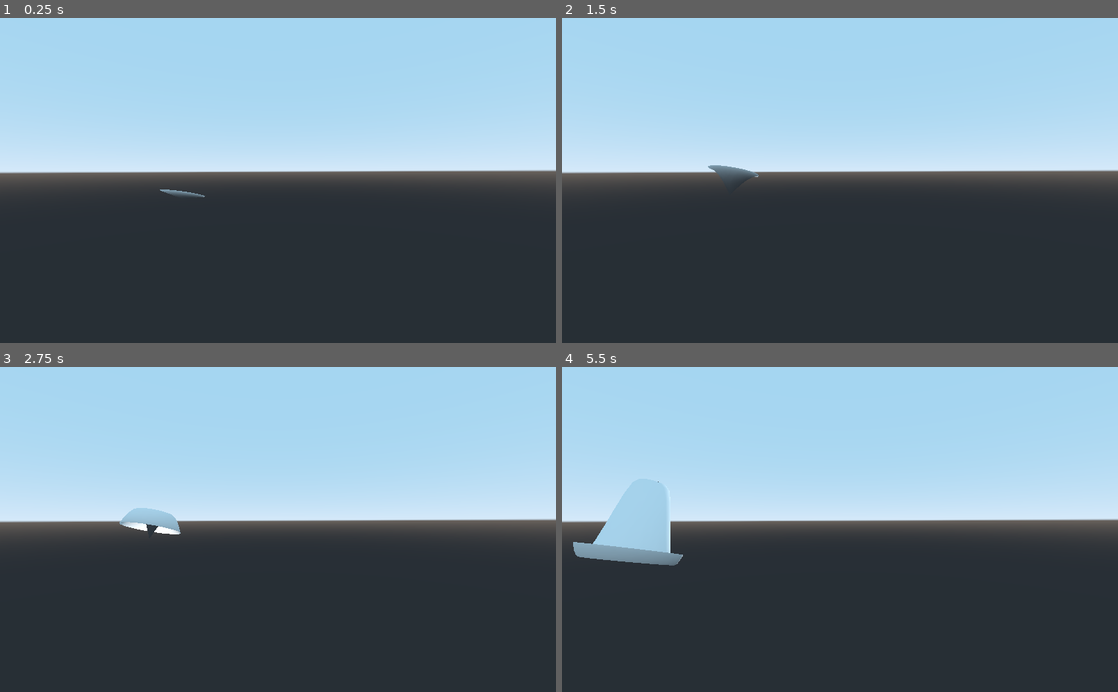
Above: before the commit, frames 1-4 (two rows, left to right).
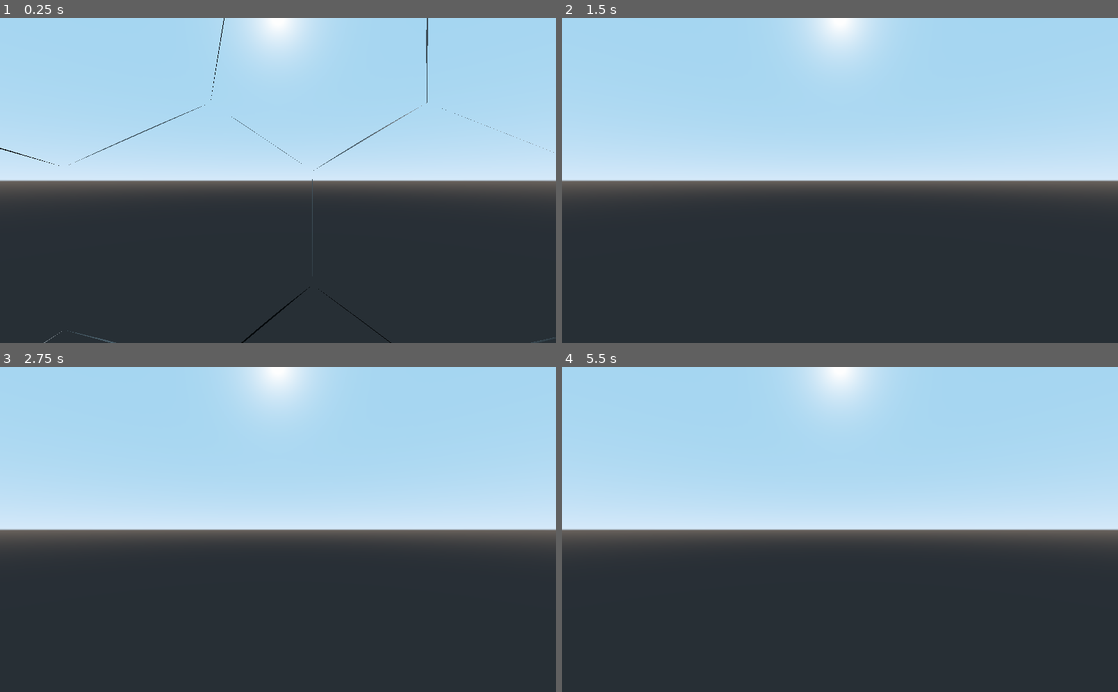
Above: after the commit, the same moments.

Repository: ktksan/STR
Game: Godot game, scene res://Spatial.tscn
The game is run twice, just before and just after one commit, with the same random seed, the same clock (stepped at 60 frames per second) and the same inputs.
Inputs (mouse positions are in pixels of both pictures, inside the frame that each line leads up to):
- Up to frame 1 (0.25 s): no input
- Up to frame 2 (1.5 s): tap Enter at 0.5 s; move the mouse to (962, 164) at 0.52 s; hold D 0.53-1.25 s; tap Q at 0.6 s; click (962, 164) at 0.67 s; tap E at 0.8 s; drag from (728, 196) to (812, 245) at 1.27 s
- Up to frame 3 (2.75 s): move the mouse to (333, 458) at 2.02 s; hold D from 2.03 s (still down); tap Q at 2.1 s; click (333, 458) at 2.17 s; tap E at 2.3 s
- Up to frame 4 (5.5 s): release D at 2.75 s; drag from (812, 594) to (673, 480) at 2.77 s; move the mouse to (1006, 578) at 3.52 s; hold A 3.53-4.25 s; tap Q at 3.6, 5.1 s; click (1006, 578) at 3.67 s; tap E at 3.8, 5.3 s; drag from (673, 480) to (756, 448) at 4.27 s; move the mouse to (867, 529) at 5.02 s; hold S from 5.03 s (still down); click (867, 529) at 5.17 s

The runs differ from the first frame. In frame 1, 6.6% of the frame differs, in the area x 0-100%, y 0-100%; in frame 2, 6.2%; in frame 3, 6.4%; in frame 4, 8.2%, in the area x 0-100%, y 0-62%.

Commit message:
add shader for length contraction + football model

Diff:
--- a/Object.gd
+++ b/Object.gd
@@ -5,15 +5,27 @@
 # var a = 2
 # var b = "text"
 
-var speed = 100
-
+export var speed = 0.8
+var temp
+var cameraPos
 # Called when the node enters the scene tree for the first time.
 func _ready():
-	speed = 1006
+	cameraPos = get_node("../Camera").transform.origin
+	temp = self.get_mesh().surface_get_material(1)
 	 # Replace with function body.
 
 
 # Called every frame. 'delta' is the elapsed time since the previous frame.
 func _process(delta):
-	translate(Vector3(0,0,1)*speed*delta/1000)
+#	self.get_surface_material(0).set_shader_param("speed", speed);
+#	self.get_surface_material(0).set_shader_param("cameraPos", cameraPos);
+#	self.get_surface_material(1).set_shader_param("speed", speed);
+#	self.get_mesh().surface_get_material(0).set_shader_param("speed", speed);
+#	self.get_mesh().surface_get_material(0).set_shader_param("cameraPos", cameraPos);
+#	self.get_mesh().surface_get_material(1).set_shader_param("speed", speed);
+#	self.get_mesh().surface_get_material(1).set_shader_param("cameraPos", cameraPos);
+#	print(self.get_mesh().surface_get_name(0));
+#	print(self.get_mesh().surface_get_name(1));
+#	self.get_surface_material(1).set_shader_param("cameraPos", cameraPos);
+	translate(Vector3(0,0,1)*speed*delta);
 	pass
--- a/Spatial.gd
+++ /dev/null
@@ -1,16 +0,0 @@
-extends Spatial
-
-
-# Declare member variables here. Examples:
-# var a = 2
-# var b = "text"
-
-
-# Called when the node enters the scene tree for the first time.
-func _ready():
-	pass # Replace with function body.
-
-
-# Called every frame. 'delta' is the elapsed time since the previous frame.
-#func _process(delta):
-#	pass
--- a/Spatial.tscn
+++ b/Spatial.tscn
@@ -1,35 +1,22 @@
-[gd_scene load_steps=6 format=2]
+[gd_scene load_steps=4 format=2]
 
-[ext_resource path="res://Spatial.gd" type="Script" id=1]
+[ext_resource path="res://football2.obj" type="ArrayMesh" id=1]
 [ext_resource path="res://Object.gd" type="Script" id=2]
-
-[sub_resource type="SphereMesh" id=1]
-
-[sub_resource type="Shader" id=2]
-code = "shader_type spatial;
-
-void vertex() {
-  float posxz = (float (VERTEX.x)*(VERTEX.x) ) + (float (VERTEX.z)*(VERTEX.z));
-  float k =sin(sqrt(posxz) *TIME);
-  VERTEX.y = k;
-
-}"
-
-[sub_resource type="ShaderMaterial" id=3]
-shader = SubResource( 2 )
+[ext_resource path="res://camera.gd" type="Script" id=3]
 
 [node name="Spatial" type="Spatial"]
-script = ExtResource( 1 )
+transform = Transform( 1, 0, 0, 0, 1, 0, 0, 0, 1, -0.982306, 0.839667, -1.57204 )
 
 [node name="Object" type="MeshInstance" parent="."]
-transform = Transform( -0.919701, -0.171193, 0.353332, -0.0875813, 0.966711, 0.240414, -0.382727, 0.190163, -0.904078, 1.02288, -0.750306, 5.21168 )
-mesh = SubResource( 1 )
-material/0 = SubResource( 3 )
+transform = Transform( 1, 0, 0, 0, 1, 0, 0, 0, 1, 0.116706, -0.160248, -0.0531216 )
+mesh = ExtResource( 1 )
+material/0 = null
+material/1 = null
 script = ExtResource( 2 )
 
 [node name="DirectionalLight" type="DirectionalLight" parent="."]
-transform = Transform( 0.99996, 0.0067981, -0.00589324, -0.00674555, 0.999938, 0.00889258, 0.00595333, -0.00885247, 0.999943, 7.46143, 2.2057, -3.76692 )
+transform = Transform( 0.99996, 0.0067981, -0.00589324, -0.00674555, 0.999938, 0.00889258, 0.00595333, -0.00885247, 0.999943, 10.0034, 2.60855, -2.22062 )
 
 [node name="Camera" type="Camera" parent="."]
-transform = Transform( -0.956403, -0.0149116, 0.291668, -0.00377946, 0.999244, 0.0386933, -0.292025, 0.035904, -0.955737, -0.0196913, 0.570968, -6.72159 )
 current = true
+script = ExtResource( 3 )
--- /dev/null
+++ b/camera.gd
@@ -0,0 +1,98 @@
+extends Camera
+
+export(float, 0.0, 1.0) var sensitivity = 0.25
+
+# Mouse state
+var _mouse_position = Vector2(0.0, 0.0)
+var _total_pitch = 0.0
+
+# Movement state
+var _direction = Vector3(0.0, 0.0, 0.0)
+var _velocity = Vector3(0.0, 0.0, 0.0)
+var _acceleration = 30
+var _deceleration = -10
+var _vel_multiplier = 4
+
+# Keyboard state
+var _w = false
+var _s = false
+var _a = false
+var _d = false
+var _q = false
+var _e = false
+
+func _input(event):
+	# Receives mouse motion
+	if event is InputEventMouseMotion:
+		_mouse_position = event.relative
+
+	# Receives mouse button input
+	if event is InputEventMouseButton:
+		match event.button_index:
+			BUTTON_RIGHT: # Only allows rotation if right click down
+				Input.set_mouse_mode(Input.MOUSE_MODE_CAPTURED if event.pressed else Input.MOUSE_MODE_VISIBLE)
+			BUTTON_WHEEL_UP: # Increases max velocity
+				_vel_multiplier = clamp(_vel_multiplier * 1.1, 0.2, 20)
+			BUTTON_WHEEL_DOWN: # Decereases max velocity
+				_vel_multiplier = clamp(_vel_multiplier / 1.1, 0.2, 20)
+
+	# Receives key input
+	if event is InputEventKey:
+		match event.scancode:
+			KEY_W:
+				_w = event.pressed
+			KEY_S:
+				_s = event.pressed
+			KEY_A:
+				_a = event.pressed
+			KEY_D:
+				_d = event.pressed
+			KEY_Q:
+				_q = event.pressed
+			KEY_E:
+				_e = event.pressed
+
+# Updates mouselook and movement every frame
+func _process(delta):
+	_update_mouselook()
+	_update_movement(delta)
+
+# Updates camera movement
+func _update_movement(delta):
+	# Computes desired direction from key states
+	_direction = Vector3(_d as float - _a as float,
+						 _e as float - _q as float,
+						 _s as float - _w as float)
+
+	# Computes the change in velocity due to desired direction and "drag"
+	# The "drag" is a constant acceleration on the camera to bring it's velocity to 0
+	var offset = _direction.normalized() * _acceleration * _vel_multiplier * delta \
+		+ _velocity.normalized() * _deceleration * _vel_multiplier * delta
+
+	# Checks if we should bother translating the camera
+	if _direction == Vector3.ZERO and offset.length_squared() > _velocity.length_squared():
+		# Sets the velocity to 0 to prevent jittering due to imperfect deceleration
+		_velocity = Vector3.ZERO
+	else:
+		# Clamps speed to stay within maximum value (_vel_multiplier)
+		_velocity.x = clamp(_velocity.x + offset.x, -_vel_multiplier, _vel_multiplier)
+		_velocity.y = clamp(_velocity.y + offset.y, -_vel_multiplier, _vel_multiplier)
+		_velocity.z = clamp(_velocity.z + offset.z, -_vel_multiplier, _vel_multiplier)
+
+		translate(_velocity * delta)
+
+# Updates mouse look
+func _update_mouselook():
+	# Only rotates mouse if the mouse is captured
+	if Input.get_mouse_mode() == Input.MOUSE_MODE_CAPTURED:
+		_mouse_position *= sensitivity
+		var yaw = _mouse_position.x
+		var pitch = _mouse_position.y
+		_mouse_position = Vector2(0, 0)
+
+		# Prevents looking up/down too far
+		pitch = clamp(pitch, -90 - _total_pitch, 90 - _total_pitch)
+		_total_pitch += pitch
+
+		rotate_y(deg2rad(-yaw))
+		rotate_object_local(Vector3(1,0,0), deg2rad(-pitch))
--- /dev/null
+++ b/football_shader.shader
@@ -0,0 +1,36 @@
+shader_type spatial;
+render_mode blend_mix,depth_draw_opaque,cull_back,diffuse_burley,specular_schlick_ggx;
+uniform vec4 albedo : hint_color;
+uniform sampler2D texture_albedo : hint_albedo;
+uniform float specular;
+uniform float metallic;
+uniform float roughness : hint_range(0,1);
+uniform float point_size : hint_range(0,128);
+uniform vec3 uv1_scale;
+uniform vec3 uv1_offset;
+uniform vec3 uv2_scale;
+uniform vec3 uv2_offset;
+
+uniform float speed = 0.99;
+uniform vec3 cameraPos = vec3(0,0,-5.0);
+uniform float c = 1.0;
+
+void vertex() {
+	UV=UV*uv1_scale.xy+uv1_offset.xy;
+	vec3 relPos = VERTEX.xyz - cameraPos;
+	float newRelPos = (relPos.z*sqrt(1.0 - (speed*speed/c*c)));
+	VERTEX.z = sin(newRelPos*TIME);
+
+}
+
+
+
+
+void fragment() {
+	vec2 base_uv = UV;
+	vec4 albedo_tex = texture(texture_albedo,base_uv);
+	ALBEDO = albedo.rgb * albedo_tex.rgb;
+	METALLIC = metallic;
+	ROUGHNESS = roughness;
+	SPECULAR = specular;
+}
--- /dev/null
+++ b/length_contraction.shader
@@ -0,0 +1,11 @@
+shader_type spatial;
+
+uniform float speed;
+uniform vec3 cameraPos;
+uniform float c = 1.0;
+
+void vertex() {
+	vec3 relPos = VERTEX.xyz - cameraPos;
+	float newRelPos = (relPos.z*sqrt(1.0 - (speed*speed/c*c)));
+	VERTEX.z = newRelPos;
+}
Not shown, added: football2.mtl
Not shown, added: football2.obj
Not shown, added: football2.obj.import
Not shown, added: untitled.mtl
Not shown, added: README.md
Not shown, added: untitled.obj
